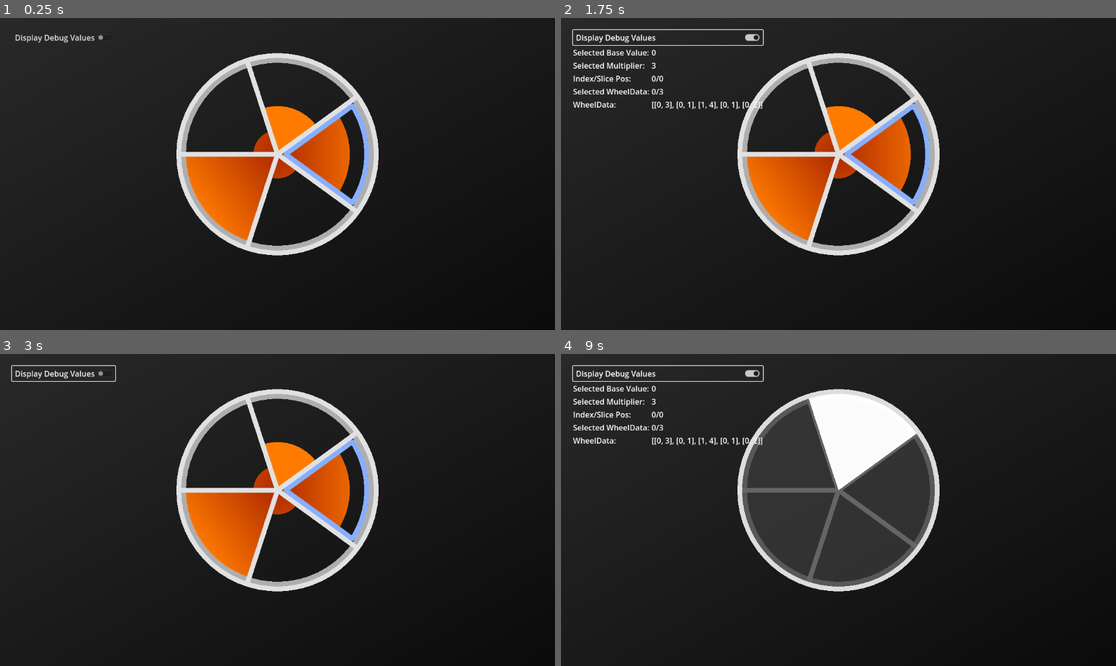
Above: before the commit, frames 1-4 (two rows, left to right).
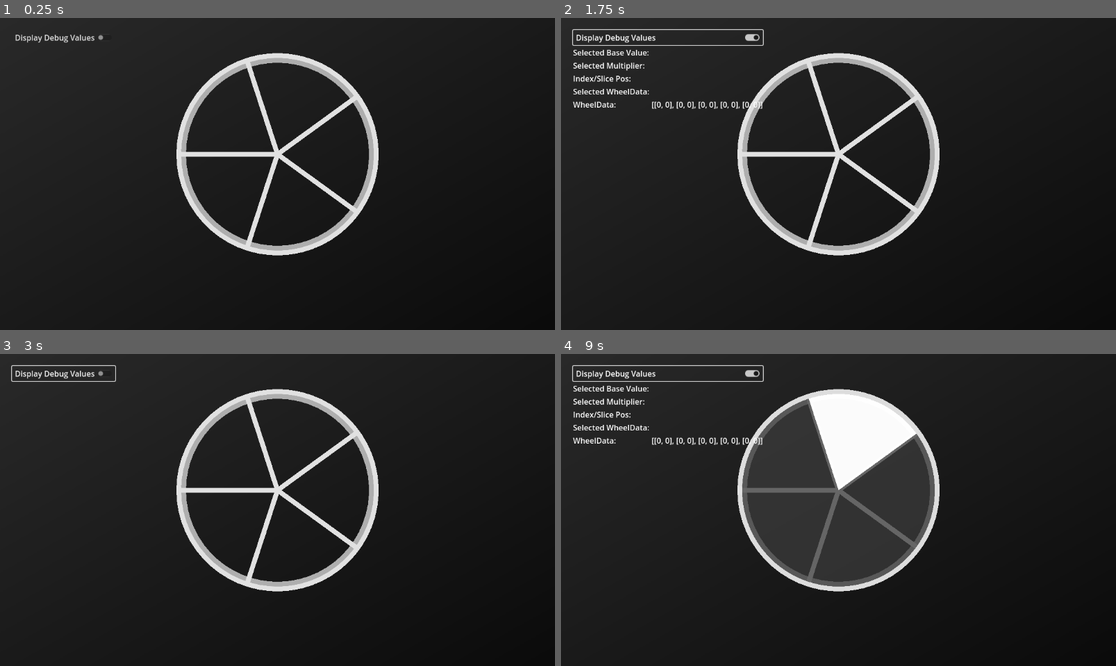
Above: after the commit, the same moments.

Repository: ArcLyn64/ComponentOblivionWheel
Game: Godot game, scene res://demo/demo.tscn
The game is run twice, just before and just after one commit, with the same random seed, the same clock (stepped at 60 frames per second) and the same inputs. The project has no main scene, so this scene is started directly.
Inputs (mouse positions are in pixels of both pictures, inside the frame that each line leads up to):
- Up to frame 1 (0.25 s): no input
- Up to frame 2 (1.75 s): click "Display Debug Values" at 0.5 s; tap Enter (ui_accept) at 1.25, 1.52 s; move the mouse to (838, 155) at 1.27 s; hold Right (ui_right) from 1.28 s (still down); click (838, 155) at 1.35 s
- Up to frame 3 (3 s): tap Enter (ui_accept) at 2, 2.27, 2.75 s; click (277, 491) at 2.1 s; release Right (ui_right) at 2.78 s; hold Left (ui_left) from 2.78 s (still down); click (277, 491) at 2.85 s
- Up to frame 4 (9 s): tap Enter (ui_accept) at 3.5, 3.77, 4.25, 4.52, 5, 5.27, 6.77, 7.52, 8.27 s; release Left (ui_left) at 3.53 s; hold Right (ui_right) 3.53-5.03 s; click (838, 491) at 3.6 s; click (838, 491) at 4.35 s; hold Left (ui_left) 5.03-5.78 s; click (838, 491) at 5.1 s; hold Right (ui_right) 5.78-6.53 s; click (838, 491) at 5.85 s; hold Left (ui_left) 6.53-8.03 s; click (838, 491) at 6.6 s; click (838, 491) at 7.35 s; hold Right (ui_right) from 8.03 s (still down); click (838, 491) at 8.1 s; move the mouse to (894, 441) at 8.77 s; click (894, 441) at 8.85 s

The runs differ from the first frame. In frame 1, 6.0% of the frame differs, in the area x 33-67%, y 27-72%; in frame 2, 6.1%, in the area x 16-67%, y 10-72%; in frame 3, 6.0%; in frame 4, 0.1%.
Error before the commit: Invalid access to property or key 'render_finished' on a base object of type 'CenterContainer (DROW)'. (res://demo/demo.gd:79)

Commit message:
fighting init order...

Diff:
--- a/DROW.gd
+++ b/DROW.gd
@@ -58,9 +58,12 @@
         snap_gimbal_to_valid_angle()
 @export var selector_active:bool = true:
     set(v):
+        selector_active = v
         if selector: selector.visible = v
     get():
-        if selector: return selector.visible
+        if selector:
+            selector.visible = selector_active
+            return selector.visible
         else: return false
 
 @export_group('Input')
@@ -265,9 +268,12 @@
 ## wheel slice size is based in relation to this value
 @export var max_multiplier_value:int = 4 :
     set(v):
+        max_multiplier_value = v
         if slices: slices.max_multiplier_value = v
     get():
-        if slices: return slices.max_multiplier_value
+        if slices:
+            slices.max_multiplier_value = max_multiplier_value
+            return slices.max_multiplier_value
         else: return 0
 ## Data objects defining the slices of the wheel (the orange parts that rotate and multiply the result)
 ## Must have the same number of elements as the value segments.
@@ -433,9 +439,17 @@
     selection_data.selection_index = selected_index
     selection_data.slice_position = slice_position
     selection_data.base_value = value_segment_data[selected_index].value
-    selection_data.multiplier = multiplier_slice_data[wrap_index(selected_index - slice_position, get_num_segments())].value
+    selection_data.multiplier = multiplier_slice_data[get_selected_slice_index()].value
     selection_data.total_value = selection_data.base_value * selection_data.multiplier
     return selection_data
+
+
+func get_selected_slice_index() -> int:
+    return get_slice_index_for_segment(selected_index)
+
+
+func get_slice_index_for_segment(segment_idx:int) -> int:
+    return wrap_index(segment_idx - slice_position, get_num_segments())
 
 
 func num_remaining_selectable_segments() -> int :
@@ -504,6 +518,23 @@
     for msd in multiplier_slice_data: msd.value = 0
     if slices: slices.for_all_slices(slices.update_slice_data)
 
+## updates the slice attached to the segment index `index`
+## then asks slices to update its slice_data
+func update_slice_data(index:int, value = null, color = null):
+    index = wrap_index(index, get_num_segments())
+    var slice_index = get_slice_index_for_segment(index)
+    var slice_data = multiplier_slice_data[slice_index]
+    if value is int:
+        slice_data.value = value
+        slices.update_slice_data(slice_index)
+    if color is Color:
+        slice_data.color = color
+        slices.slice[slice_index].update_color()
+
+## alias for update_slice_data(get_selected_slice_index())
+func update_selected_slice_data(value = null, color = null):
+    update_slice_data(get_selected_slice_index(), value, color)
+
 ## Make all segments selectable again (hide all covers)
 func make_all_selectable():
     for vsd in value_segment_data: vsd.selectable = true
--- a/DROW.tscn
+++ b/DROW.tscn
@@ -27,27 +27,27 @@
 [sub_resource type="Resource" id="Resource_4jhgr"]
 script = ExtResource("2_g4dfi")
 color = Color(1, 0.482353, 0, 1)
-value = 1
+value = 0
 
 [sub_resource type="Resource" id="Resource_n4y2y"]
 script = ExtResource("2_g4dfi")
 color = Color(1, 0.482353, 0, 1)
-value = 2
+value = 0
 
 [sub_resource type="Resource" id="Resource_0ukv1"]
 script = ExtResource("2_g4dfi")
 color = Color(1, 0.482353, 0, 1)
-value = 3
+value = 0
 
 [sub_resource type="Resource" id="Resource_uk0ja"]
 script = ExtResource("2_g4dfi")
 color = Color(1, 0.482353, 0, 1)
-value = 4
+value = 0
 
 [sub_resource type="Resource" id="Resource_0xmkk"]
 script = ExtResource("2_g4dfi")
 color = Color(1, 0.482353, 0, 1)
-value = 1
+value = 0
 
 [sub_resource type="Resource" id="Resource_ac6gm"]
 script = ExtResource("2_g4dfi")
@@ -95,7 +95,7 @@
 selectable = true
 
 [sub_resource type="CircleShape2D" id="CircleShape2D_5n8m4"]
-radius = 205.0
+radius = 210.0
 
 [node name="DROW" type="CenterContainer"]
 custom_minimum_size = Vector2(420, 420)
@@ -167,33 +167,33 @@
 [connection signal="body_shape_exited" from="WheelSegments/WheelSegment" to="WheelSegments/WheelSegment/WheelPolygon" method="_bubble_body_shape_exited"]
 [connection signal="mouse_entered" from="WheelSegments/WheelSegment" to="WheelSegments/WheelSegment/WheelPolygon" method="_bubble_mouse_entered"]
 [connection signal="mouse_exited" from="WheelSegments/WheelSegment" to="WheelSegments/WheelSegment/WheelPolygon" method="_bubble_mouse_exited"]
-[connection signal="area_entered" from="WheelSegments/@Area2D@122019" to="WheelSegments/@Area2D@122019/WheelPolygon" method="_bubble_area_entered"]
-[connection signal="area_exited" from="WheelSegments/@Area2D@122019" to="WheelSegments/@Area2D@122019/WheelPolygon" method="_bubble_area_exited"]
-[connection signal="area_shape_entered" from="WheelSegments/@Area2D@122019" to="WheelSegments/@Area2D@122019/WheelPolygon" method="_bubble_area_shape_entered"]
-[connection signal="area_shape_exited" from="WheelSegments/@Area2D@122019" to="WheelSegments/@Area2D@122019/WheelPolygon" method="_bubble_area_shape_exited"]
-[connection signal="body_entered" from="WheelSegments/@Area2D@122019" to="WheelSegments/@Area2D@122019/WheelPolygon" method="_bubble_body_entered"]
-[connection signal="body_exited" from="WheelSegments/@Area2D@122019" to="WheelSegments/@Area2D@122019/WheelPolygon" method="_bubble_body_exited"]
-[connection signal="body_shape_entered" from="WheelSegments/@Area2D@122019" to="WheelSegments/@Area2D@122019/WheelPolygon" method="_bubble_body_shape_entered"]
-[connection signal="body_shape_exited" from="WheelSegments/@Area2D@122019" to="WheelSegments/@Area2D@122019/WheelPolygon" method="_bubble_body_shape_exited"]
-[connection signal="mouse_entered" from="WheelSegments/@Area2D@122019" to="WheelSegments/@Area2D@122019/WheelPolygon" method="_bubble_mouse_entered"]
-[connection signal="mouse_exited" from="WheelSegments/@Area2D@122019" to="WheelSegments/@Area2D@122019/WheelPolygon" method="_bubble_mouse_exited"]
-[connection signal="area_entered" from="WheelSegments/@Area2D@122020" to="WheelSegments/@Area2D@122020/WheelPolygon" method="_bubble_area_entered"]
-[connection signal="area_exited" from="WheelSegments/@Area2D@122020" to="WheelSegments/@Area2D@122020/WheelPolygon" method="_bubble_area_exited"]
-[connection signal="area_shape_entered" from="WheelSegments/@Area2D@122020" to="WheelSegments/@Area2D@122020/WheelPolygon" method="_bubble_area_shape_entered"]
-[connection signal="area_shape_exited" from="WheelSegments/@Area2D@122020" to="WheelSegments/@Area2D@122020/WheelPolygon" method="_bubble_area_shape_exited"]
-[connection signal="body_entered" from="WheelSegments/@Area2D@122020" to="WheelSegments/@Area2D@122020/WheelPolygon" method="_bubble_body_entered"]
-[connection signal="body_exited" from="WheelSegments/@Area2D@122020" to="WheelSegments/@Area2D@122020/WheelPolygon" method="_bubble_body_exited"]
-[connection signal="body_shape_entered" from="WheelSegments/@Area2D@122020" to="WheelSegments/@Area2D@122020/WheelPolygon" method="_bubble_body_shape_entered"]
-[connection signal="body_shape_exited" from="WheelSegments/@Area2D@122020" to="WheelSegments/@Area2D@122020/WheelPolygon" method="_bubble_body_shape_exited"]
-[connection signal="mouse_entered" from="WheelSegments/@Area2D@122020" to="WheelSegments/@Area2D@122020/WheelPolygon" method="_bubble_mouse_entered"]
-[connection signal="mouse_exited" from="WheelSegments/@Area2D@122020" to="WheelSegments/@Area2D@122020/WheelPolygon" method="_bubble_mouse_exited"]
-[connection signal="area_entered" from="WheelSegments/@Area2D@122021" to="WheelSegments/@Area2D@122021/WheelPolygon" method="_bubble_area_entered"]
-[connection signal="area_exited" from="WheelSegments/@Area2D@122021" to="WheelSegments/@Area2D@122021/WheelPolygon" method="_bubble_area_exited"]
-[connection signal="area_shape_entered" from="WheelSegments/@Area2D@122021" to="WheelSegments/@Area2D@122021/WheelPolygon" method="_bubble_area_shape_entered"]
-[connection signal="area_shape_exited" from="WheelSegments/@Area2D@122021" to="WheelSegments/@Area2D@122021/WheelPolygon" method="_bubble_area_shape_exited"]
-[connection signal="body_entered" from="WheelSegments/@Area2D@122021" to="WheelSegments/@Area2D@122021/WheelPolygon" method="_bubble_body_entered"]
-[connection signal="body_exited" from="WheelSegments/@Area2D@122021" to="WheelSegments/@Area2D@122021/WheelPolygon" method="_bubble_body_exited"]
-[connection signal="body_shape_entered" from="WheelSegments/@Area2D@122021" to="WheelSegments/@Area2D@122021/WheelPolygon" method="_bubble_body_shape_entered"]
-[connection signal="body_shape_exited" from="WheelSegments/@Area2D@122021" to="WheelSegments/@Area2D@122021/WheelPolygon" method="_bubble_body_shape_exited"]
-[connection signal="mouse_entered" from="WheelSegments/@Area2D@122021" to="WheelSegments/@Area2D@122021/WheelPolygon" method="_bubble_mouse_entered"]
-[connection signal="mouse_exited" from="WheelSegments/@Area2D@122021" to="WheelSegments/@Area2D@122021/WheelPolygon" method="_bubble_mouse_exited"]
+[connection signal="area_entered" from="WheelSegments/@Area2D@54492" to="WheelSegments/@Area2D@54492/WheelPolygon" method="_bubble_area_entered"]
+[connection signal="area_exited" from="WheelSegments/@Area2D@54492" to="WheelSegments/@Area2D@54492/WheelPolygon" method="_bubble_area_exited"]
+[connection signal="area_shape_entered" from="WheelSegments/@Area2D@54492" to="WheelSegments/@Area2D@54492/WheelPolygon" method="_bubble_area_shape_entered"]
+[connection signal="area_shape_exited" from="WheelSegments/@Area2D@54492" to="WheelSegments/@Area2D@54492/WheelPolygon" method="_bubble_area_shape_exited"]
+[connection signal="body_entered" from="WheelSegments/@Area2D@54492" to="WheelSegments/@Area2D@54492/WheelPolygon" method="_bubble_body_entered"]
+[connection signal="body_exited" from="WheelSegments/@Area2D@54492" to="WheelSegments/@Area2D@54492/WheelPolygon" method="_bubble_body_exited"]
+[connection signal="body_shape_entered" from="WheelSegments/@Area2D@54492" to="WheelSegments/@Area2D@54492/WheelPolygon" method="_bubble_body_shape_entered"]
+[connection signal="body_shape_exited" from="WheelSegments/@Area2D@54492" to="WheelSegments/@Area2D@54492/WheelPolygon" method="_bubble_body_shape_exited"]
+[connection signal="mouse_entered" from="WheelSegments/@Area2D@54492" to="WheelSegments/@Area2D@54492/WheelPolygon" method="_bubble_mouse_entered"]
+[connection signal="mouse_exited" from="WheelSegments/@Area2D@54492" to="WheelSegments/@Area2D@54492/WheelPolygon" method="_bubble_mouse_exited"]
+[connection signal="area_entered" from="WheelSegments/@Area2D@54493" to="WheelSegments/@Area2D@54493/WheelPolygon" method="_bubble_area_entered"]
+[connection signal="area_exited" from="WheelSegments/@Area2D@54493" to="WheelSegments/@Area2D@54493/WheelPolygon" method="_bubble_area_exited"]
+[connection signal="area_shape_entered" from="WheelSegments/@Area2D@54493" to="WheelSegments/@Area2D@54493/WheelPolygon" method="_bubble_area_shape_entered"]
+[connection signal="area_shape_exited" from="WheelSegments/@Area2D@54493" to="WheelSegments/@Area2D@54493/WheelPolygon" method="_bubble_area_shape_exited"]
+[connection signal="body_entered" from="WheelSegments/@Area2D@54493" to="WheelSegments/@Area2D@54493/WheelPolygon" method="_bubble_body_entered"]
+[connection signal="body_exited" from="WheelSegments/@Area2D@54493" to="WheelSegments/@Area2D@54493/WheelPolygon" method="_bubble_body_exited"]
+[connection signal="body_shape_entered" from="WheelSegments/@Area2D@54493" to="WheelSegments/@Area2D@54493/WheelPolygon" method="_bubble_body_shape_entered"]
+[connection signal="body_shape_exited" from="WheelSegments/@Area2D@54493" to="WheelSegments/@Area2D@54493/WheelPolygon" method="_bubble_body_shape_exited"]
+[connection signal="mouse_entered" from="WheelSegments/@Area2D@54493" to="WheelSegments/@Area2D@54493/WheelPolygon" method="_bubble_mouse_entered"]
+[connection signal="mouse_exited" from="WheelSegments/@Area2D@54493" to="WheelSegments/@Area2D@54493/WheelPolygon" method="_bubble_mouse_exited"]
+[connection signal="area_entered" from="WheelSegments/@Area2D@54494" to="WheelSegments/@Area2D@54494/WheelPolygon" method="_bubble_area_entered"]
+[connection signal="area_exited" from="WheelSegments/@Area2D@54494" to="WheelSegments/@Area2D@54494/WheelPolygon" method="_bubble_area_exited"]
+[connection signal="area_shape_entered" from="WheelSegments/@Area2D@54494" to="WheelSegments/@Area2D@54494/WheelPolygon" method="_bubble_area_shape_entered"]
+[connection signal="area_shape_exited" from="WheelSegments/@Area2D@54494" to="WheelSegments/@Area2D@54494/WheelPolygon" method="_bubble_area_shape_exited"]
+[connection signal="body_entered" from="WheelSegments/@Area2D@54494" to="WheelSegments/@Area2D@54494/WheelPolygon" method="_bubble_body_entered"]
+[connection signal="body_exited" from="WheelSegments/@Area2D@54494" to="WheelSegments/@Area2D@54494/WheelPolygon" method="_bubble_body_exited"]
+[connection signal="body_shape_entered" from="WheelSegments/@Area2D@54494" to="WheelSegments/@Area2D@54494/WheelPolygon" method="_bubble_body_shape_entered"]
+[connection signal="body_shape_exited" from="WheelSegments/@Area2D@54494" to="WheelSegments/@Area2D@54494/WheelPolygon" method="_bubble_body_shape_exited"]
+[connection signal="mouse_entered" from="WheelSegments/@Area2D@54494" to="WheelSegments/@Area2D@54494/WheelPolygon" method="_bubble_mouse_entered"]
+[connection signal="mouse_exited" from="WheelSegments/@Area2D@54494" to="WheelSegments/@Area2D@54494/WheelPolygon" method="_bubble_mouse_exited"]
--- a/demo/demo.gd
+++ b/demo/demo.gd
@@ -72,14 +72,10 @@
         data_array.append([msd_vsd_pair[0].value, msd_vsd_pair[1].value])
     wheel_data_label.text = str(data_array)
 
-
-
 func _connect_wheel_signals():
     var wheel:DROW = _get_active_scene_wheel()
-    if not wheel.render_finished.is_connected(_update_debug):
-        wheel.render_finished.connect(_update_debug)
-    if not wheel.total_area_detector.mouse_exited.is_connected(_update_debug):
-        wheel.total_area_detector.mouse_exited.connect(_update_debug)
+    # if not wheel.total_area_detector.mouse_exited.is_connected(_update_debug):
+    #     wheel.total_area_detector.mouse_exited.connect(_update_debug)
     if not wheel.rotation_started.is_connected(_play_sound.bind(rotate_sound)):
         wheel.rotation_started.connect(_play_sound.bind(rotate_sound))
     if not wheel.new_segment_selected.is_connected(_play_sound.bind(select_sound)):
@@ -108,3 +104,6 @@
         await get_tree().create_timer(1.0).timeout
         _play_music(background_music)
     )
+
+func _process(_delta: float) -> void:
+    _update_debug()
--- a/demo/subscenes/demo_selector.gd
+++ b/demo/subscenes/demo_selector.gd
@@ -20,13 +20,14 @@
         _end_current_animation()
     )
     wheel.reset()
+    wheel.zero_all_multipliers()
 
 #region Signal Receivers
 func _update_displayed_demo():
     demo_name_label.text = demos[wheel.selected_index % len(demos)]
     _end_current_animation()
     tween = create_tween()
-    tween.tween_method(_update_wheel_selected_slice, 0, 100, 1.0).set_trans(Tween.TRANS_EXPO).set_ease(Tween.EASE_OUT)
+    tween.tween_method(_update_wheel_selected_slice, 0, wheel.max_multiplier_value, 1.0).set_trans(Tween.TRANS_EXPO).set_ease(Tween.EASE_OUT)
 
 func _go_to_selected_demo(selected_data:WheelSelectionData):
     _end_current_animation()
@@ -43,8 +44,6 @@
     wheel.zero_all_multipliers()
 
 func _update_wheel_selected_slice(value:int):
-    var selected_multiplier = wheel.get_selected_multiplier()
-    if selected_multiplier and wheel.get_selected_segment().selectable:
-        selected_multiplier.value = value
-        wheel.render()
+    wheel.update_selected_slice_data(value)
+
 #endregion
--- a/demo/subscenes/demo_selector.tscn
+++ b/demo/subscenes/demo_selector.tscn
@@ -1,49 +1,8 @@
-[gd_scene load_steps=22 format=3 uid="uid://c1q5khwepbabi"]
+[gd_scene load_steps=10 format=3 uid="uid://c1q5khwepbabi"]
 
 [ext_resource type="Script" path="res://demo/subscenes/demo_selector.gd" id="1_87q0h"]
 [ext_resource type="PackedScene" uid="uid://ccy07coqyd1kq" path="res://DROW.tscn" id="2_mlbrg"]
-[ext_resource type="Script" path="res://wheel-components/wheel_slice_data.gd" id="3_ijdrc"]
 [ext_resource type="Script" path="res://wheel-components/wheel_segment_data.gd" id="4_q7yu1"]
-
-[sub_resource type="Resource" id="Resource_i5ux5"]
-script = ExtResource("3_ijdrc")
-color = Color(1, 0.482353, 0, 1)
-value = 1
-
-[sub_resource type="Resource" id="Resource_4k7va"]
-script = ExtResource("3_ijdrc")
-color = Color(1, 0.482353, 0, 1)
-value = 1
-
-[sub_resource type="Resource" id="Resource_0tkue"]
-script = ExtResource("3_ijdrc")
-color = Color(1, 0.482353, 0, 1)
-value = 1
-
-[sub_resource type="Resource" id="Resource_iisnb"]
-script = ExtResource("3_ijdrc")
-color = Color(1, 0.482353, 0, 1)
-value = 1
-
-[sub_resource type="Resource" id="Resource_6e82r"]
-script = ExtResource("3_ijdrc")
-color = Color(1, 0.482353, 0, 1)
-value = 1
-
-[sub_resource type="Resource" id="Resource_i0sbk"]
-script = ExtResource("3_ijdrc")
-color = Color(1, 0.482353, 0, 1)
-value = 1
-
-[sub_resource type="Resource" id="Resource_1ksey"]
-script = ExtResource("3_ijdrc")
-color = Color(1, 0.482353, 0, 1)
-value = 1
-
-[sub_resource type="Resource" id="Resource_t4ie3"]
-script = ExtResource("3_ijdrc")
-color = Color(1, 0.482353, 0, 1)
-value = 1
 
 [sub_resource type="Resource" id="Resource_ybvug"]
 script = ExtResource("4_q7yu1")
@@ -75,24 +34,6 @@
 value = 0
 selectable = true
 
-[sub_resource type="Resource" id="Resource_76xgo"]
-script = ExtResource("4_q7yu1")
-color = Color(1, 1, 1, 1)
-value = 0
-selectable = true
-
-[sub_resource type="Resource" id="Resource_5nm1x"]
-script = ExtResource("4_q7yu1")
-color = Color(1, 1, 1, 1)
-value = 0
-selectable = true
-
-[sub_resource type="Resource" id="Resource_aq70u"]
-script = ExtResource("4_q7yu1")
-color = Color(1, 1, 1, 1)
-value = 1
-selectable = true
-
 [sub_resource type="LabelSettings" id="LabelSettings_e3vx1"]
 font_size = 56
 shadow_size = 5
@@ -110,18 +51,13 @@
 
 [node name="DROW" parent="VBoxContainer" instance=ExtResource("2_mlbrg")]
 unique_name_in_owner = true
-custom_minimum_size = Vector2(425, 425)
 layout_mode = 2
 selector_active = false
 rotate_on_selection = false
-overlay_color = Color(0.605274, 0.605274, 0.605274, 1)
-outer_border_thickness = 25.0
-inner_border_thickness = 10.0
-selector_color = Color(1, 0, 0.0500002, 0)
-radius = 200.0
+overlay_color = Color(0.223103, 0.223103, 0.223103, 1)
+segment_limit = 5
 max_multiplier_value = 100
-multiplier_slice_data = Array[ExtResource("3_ijdrc")]([SubResource("Resource_i5ux5"), SubResource("Resource_4k7va"), SubResource("Resource_0tkue"), SubResource("Resource_iisnb"), SubResource("Resource_6e82r"), SubResource("Resource_i0sbk"), SubResource("Resource_1ksey"), SubResource("Resource_t4ie3")])
-value_segment_data = Array[ExtResource("4_q7yu1")]([SubResource("Resource_ybvug"), SubResource("Resource_mbnxc"), SubResource("Resource_rrh1p"), SubResource("Resource_qrtvl"), SubResource("Resource_8ffis"), SubResource("Resource_76xgo"), SubResource("Resource_5nm1x"), SubResource("Resource_aq70u")])
+value_segment_data = Array[ExtResource("4_q7yu1")]([SubResource("Resource_ybvug"), SubResource("Resource_mbnxc"), SubResource("Resource_rrh1p"), SubResource("Resource_qrtvl"), SubResource("Resource_8ffis")])
 
 [node name="DemoName" type="Label" parent="VBoxContainer"]
 unique_name_in_owner = true
--- a/wheel-components/wheel_slice.gd
+++ b/wheel-components/wheel_slice.gd
@@ -8,8 +8,11 @@
 var slice_data:WheelSliceData = null :
     set(v):
         slice_data = v
-        if slice_data:
-            polygon.color = slice_data.color
+        update_color()
+
+func update_color():
+    if slice_data:
+        polygon.color = slice_data.color
 
 func set_collision_properties(
     collision_layer_:int,
